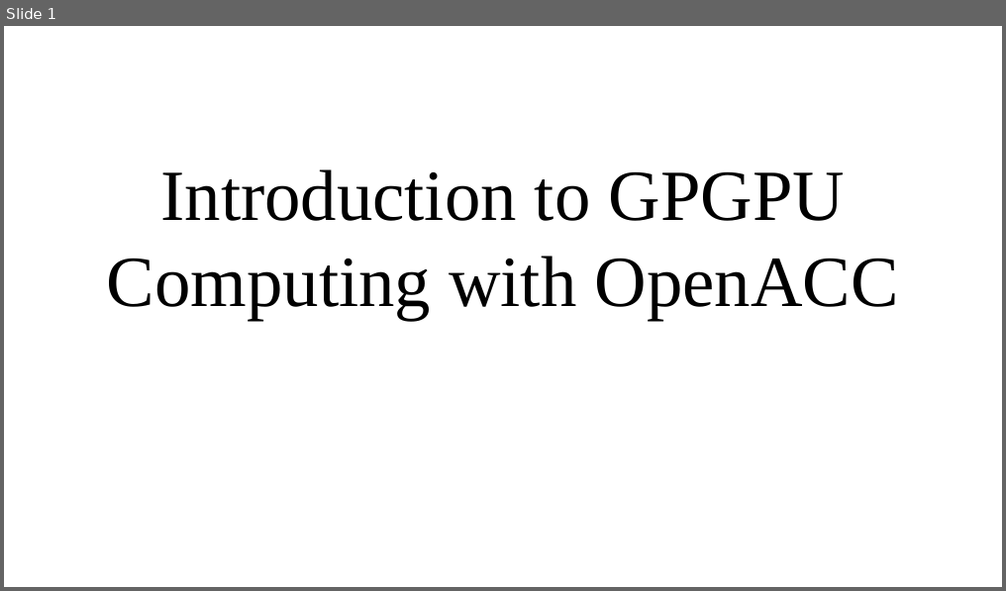
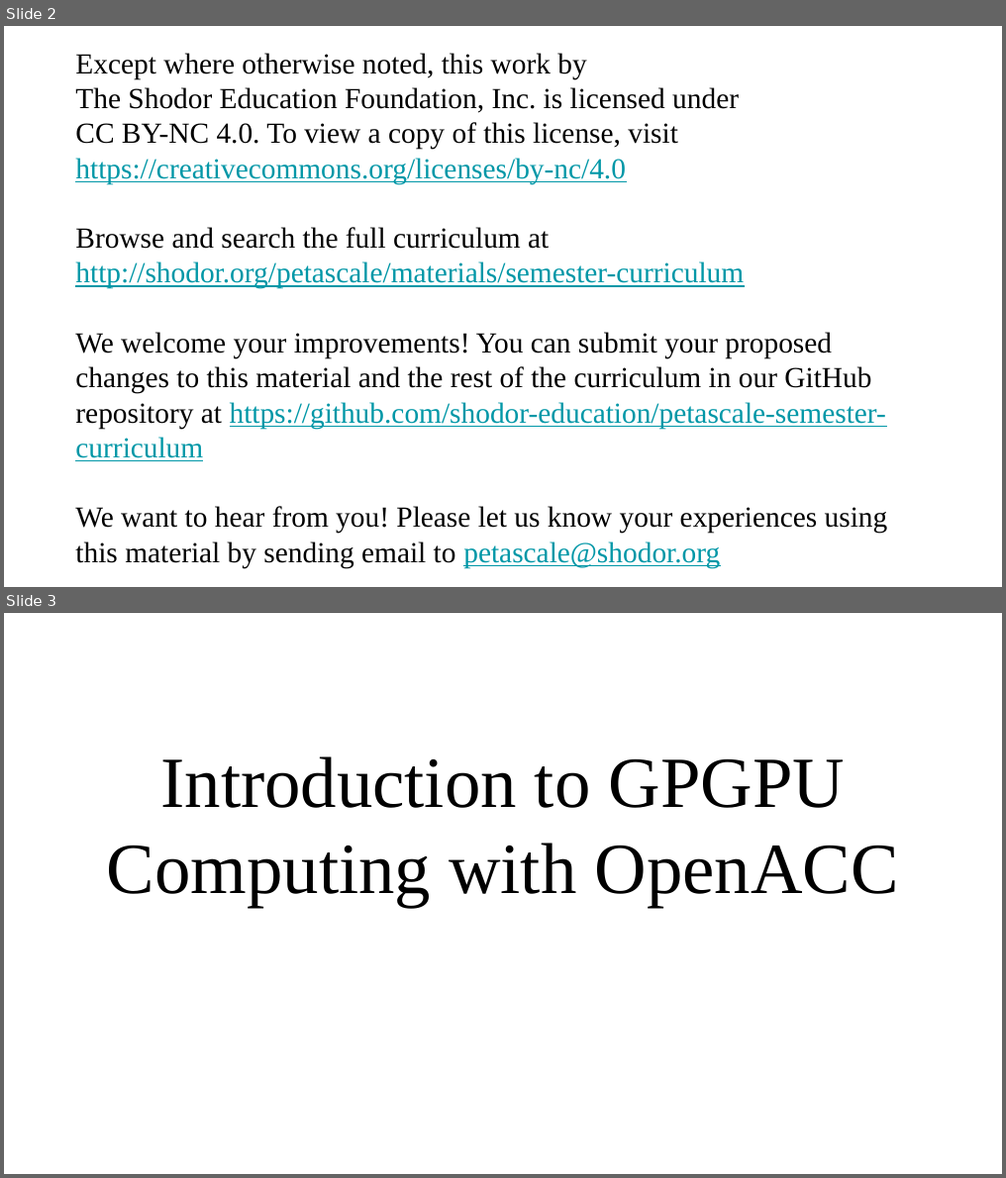
Before and after one commit to shodor-education/petascale-semester-curriculum, a slide deck: units/8/lessons/2/resources/petascale-lesson-8.2-slides.pptx. Shown one above the other, each under a label of ours: slide 1 before the commit, slides 2 and 3 after it. The pictures are 1006x591 and 1006x1178 pixels, drawn with LibreOffice and Linux fonts; fonts in the diff are those of the drawing. Boxes give left, top, right and bottom in pixels: in the first picture for what was removed or moved away, otherwise in the second. Text is boxed around its words. In the diff, an @@ line names an element or a change of style, - is before the commit and + after.

```diff
--- a/units/8/lessons/2/resources/petascale-lesson-8.2-slides.pptx
+++ b/units/8/lessons/2/resources/petascale-lesson-8.2-slides.pptx
@@ slide 2 added at [4, 26, 1002, 587], background #FFFFFF @@
@@ title added at [75, 53, 888, 569], 21 pt, text #000000 @@
+Except where otherwise noted, this work by
+The Shodor Education Foundation, Inc. is licensed under
+CC BY-NC 4.0. To view a copy of this license, visit https://creativecommons.org/licenses/by-nc/4.0
+Browse and search the full curriculum at http://shodor.org/petascale/materials/semester-curriculum
+We welcome your improvements! You can submit your proposed changes to this material and the rest of the curriculum in our GitHub repository at https://github.com/shodor-education/petascale-semester-curriculum
+We want to hear from you! Please let us know your experiences using this material by sending email to petascale@shodor.org
@@ what was slide 1 is now slide 3 @@
```
Also in this commit, not shown: 1 other slide added, 47 other files.
